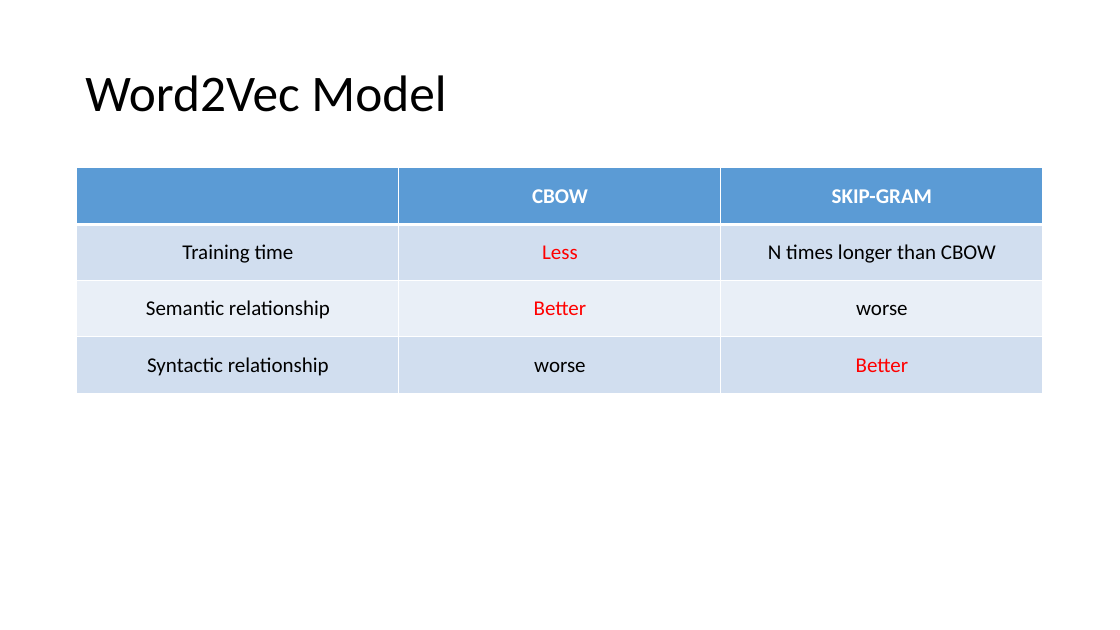
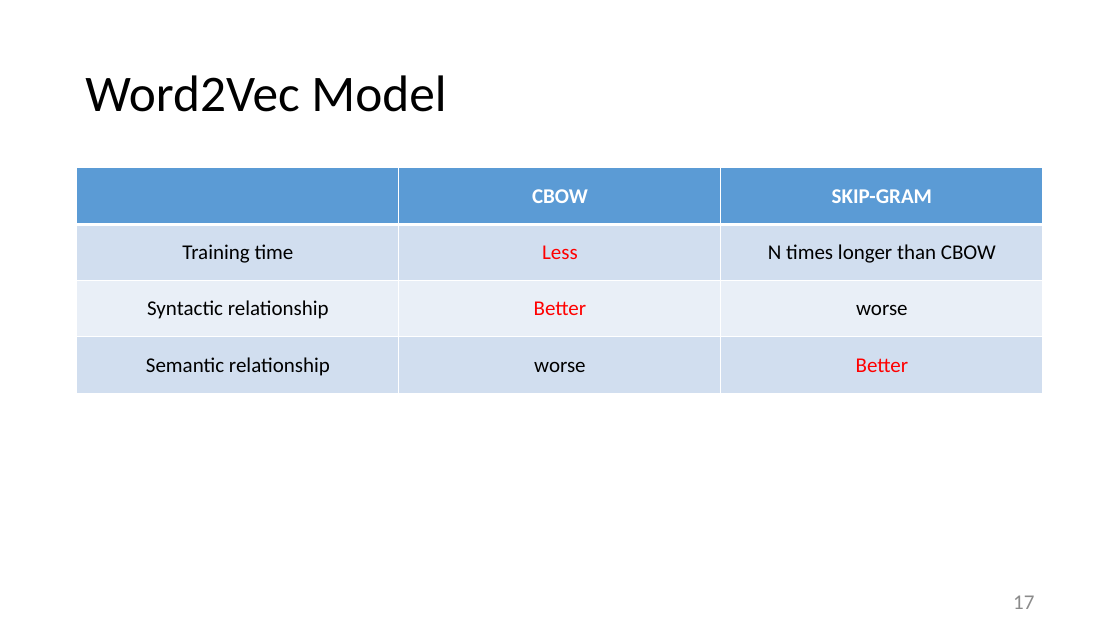
Before and after one commit to ZhongTing/HotTopicDetection, a slide deck: slide 17 of document/Hot-Topic-Detection.pptx (slide 13 before the commit). Drawn at 1120x630 pixels with LibreOffice and Linux fonts; fonts in the diff are those of the drawing. Boxes give left, top, right and bottom in pixels: in the first picture for what was removed or moved away, otherwise in the second. Text is boxed around its words. In the diff, an @@ line names an element or a change of style, - is before the commit and + after.

```diff
--- a/document/Hot-Topic-Detection.pptx
+++ b/document/Hot-Topic-Detection.pptx
@@ table at [77,168,1043,394] @@
-row 3, column 1: Semantic relationship
+row 3, column 1: Syntactic relationship
-row 4, column 1: Syntactic relationship
+row 4, column 1: Semantic relationship
@@ page number added at [1013,595,1034,609], 18 pt, text #8C8C8C @@
+17
```
Also in this commit, not shown: 24 other slides changed, 32 slides added, 8 slides removed, 19 other files.
